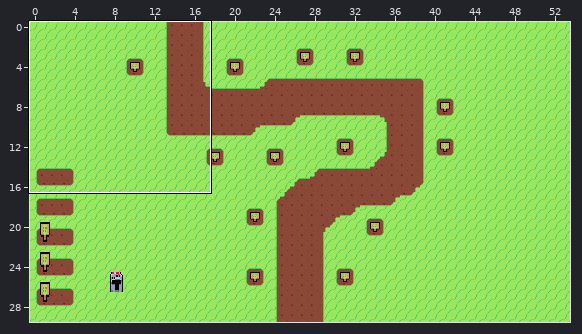
Two versions of a level (Tiled map, ProjectTower/Content/Tiled/Maps/map_0_0.tmx). The picture above shows the old version from afar; the outline marks the close-up.
Close-up. As it was:
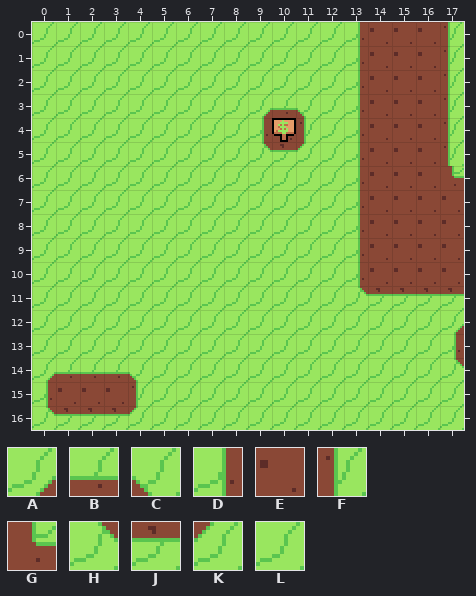
Cells are 12x12 px. Shown: x 0..17, y 0..16. The commit also changed other parts of the map, which this record leaves out.
Key: from "tilesetGrass": A 0, B 1, C 2, D 21, E 22, F 23, G 24, H 42, J 43, K 44, L 45.
_ is an empty cell.
Layer "Tile Layer 1" before, first column x 0:
 0 LLLLLLLLLLLLLDEEEF
 1 LLLLLLLLLLLLLDEEEF
 2 LLLLLLLLLLLLLDEEEF
 3 LLLLLLLLLABCLDEEEF
 4 LLLLLLLLLDEFLDEEEF
 5 LLLLLLLLLHJKLDEEEF
 6 LLLLLLLLLLLLLDEEEG
 7 LLLLLLLLLLLLLDEEEE
 8 LLLLLLLLLLLLLDEEEE
 9 LLLLLLLLLLLLLDEEEE
10 LLLLLLLLLLLLLDEEEE
11 LLLLLLLLLLLLLHJJJJ
12 LLLLLLLLLLLLLLLLLA
13 LLLLLLLLLLLLLLLLLD
14 ABBBCLLLLLLLLLLLLH
15 DEEEFLLLLLLLLLLLLL
16 HJJJKLLLLLLLLLLLLL
New version:
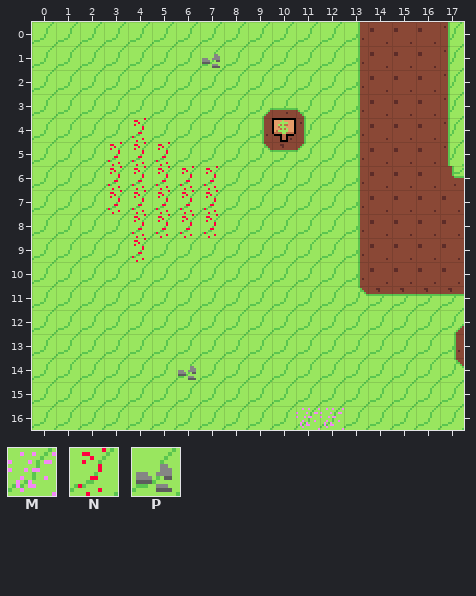
Further tiles: from "tilesetGrass": M 47, N 48, P 51.
What changed:
{"where": "layer \"Tile Layer 1\""}
{"y":1,"x":7,"old":"L","new":"P"}
{"y":4,"x":4,"old":"L","new":"N"}
{"y":5,"x":3,"old":"LLL","new":"NNN"}
{"y":6,"x":3,"old":"LLLLL","new":"NNNNN"}
{"y":7,"x":3,"old":"LLLLL","new":"NNNNN"}
{"y":8,"x":4,"old":"LLLL","new":"NNNN"}
{"y":9,"x":4,"old":"L","new":"N"}
{"y":14,"x":0,"old":"ABBBC","new":"LLLLL"}
{"y":14,"x":6,"old":"L","new":"P"}
{"y":15,"x":0,"old":"DEEEF","new":"LLLLL"}
{"y":16,"x":0,"old":"HJJJK","new":"LLLLL"}
{"y":16,"x":11,"old":"LL","new":"MM"}
